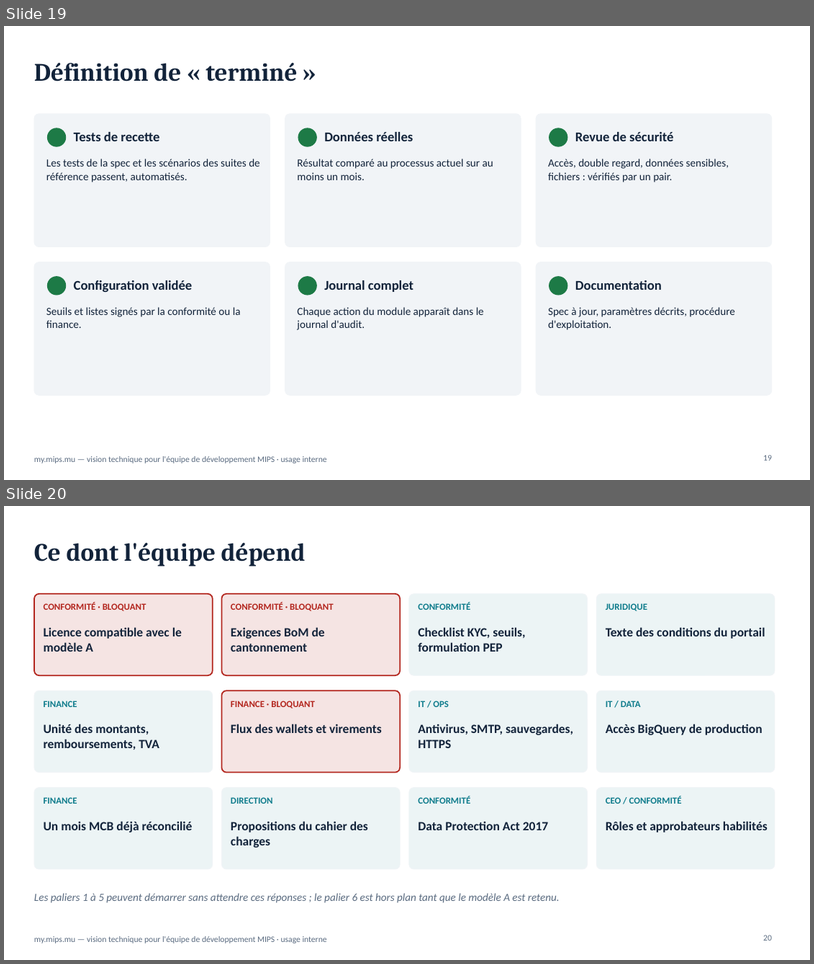
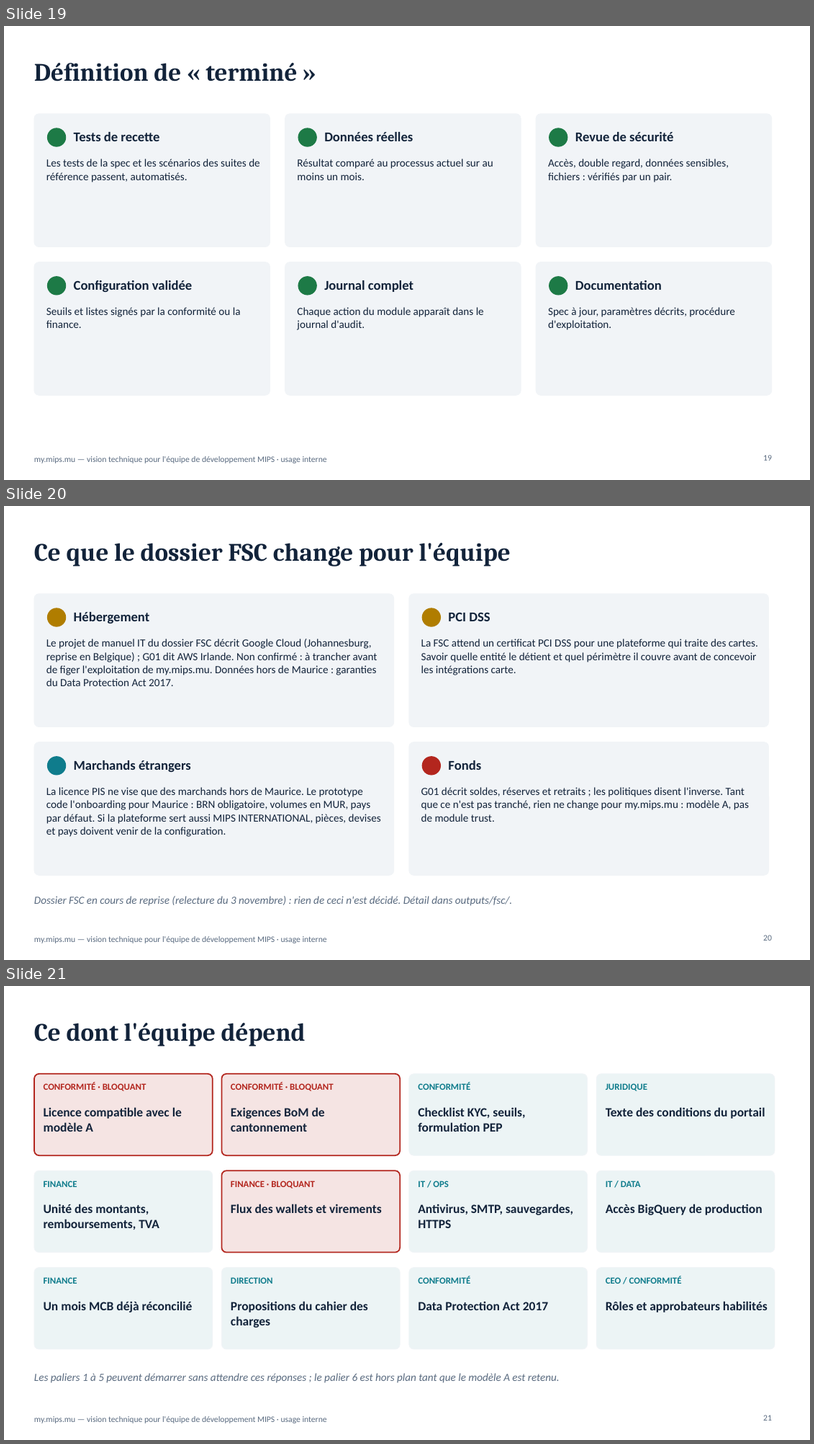
Before and after one commit to fmassonmips/mips-platform, a slide deck: outputs/recap/MIPS-vision-developpeurs.pptx. Shown one above the other, each under a label of ours: slides 19 and 20 before the commit, slides 19, 20 and 21 after it. The pictures are 814x964 and 814x1444 pixels, drawn with LibreOffice and Linux fonts; fonts in the diff are those of the drawing. Boxes give left, top, right and bottom in pixels: in the first picture for what was removed or moved away, otherwise in the second. Text is boxed around its words. In the diff, an @@ line names an element or a change of style, - is before the commit and + after.

```diff
--- a/outputs/recap/MIPS-vision-developpeurs.pptx
+++ b/outputs/recap/MIPS-vision-developpeurs.pptx
@@ slide 20 added at [4, 506, 810, 960], background #FFFFFF; not listed: 1 template element that a slide beside it also shows @@
@@ title added at [34, 543, 511, 566], 30 pt, text #12233A, bold @@
+Ce que le dossier FSC change pour l'équipe
@@ rounded rectangle added at [34, 594, 394, 727], fill #F1F4F7, outline #F1F4F7 0.75 pt @@
@@ ellipse added at [47, 608, 66, 626], fill #B07D00, outline #B07D00 1 pt @@
@@ text added at [74, 612, 150, 623], 16 pt, text #12233A, bold @@
+Hébergement
@@ rounded rectangle added at [409, 594, 769, 727], fill #F1F4F7, outline #F1F4F7 0.75 pt @@
@@ ellipse added at [422, 608, 441, 626], fill #B07D00, outline #B07D00 1 pt @@
@@ text added at [448, 612, 490, 621], 16 pt, text #12233A, bold @@
+PCI DSS
@@ text added at [46, 638, 378, 686], 13 pt, text #12233A @@
+Le projet de manuel IT du dossier FSC décrit Google Cloud (Johannesburg, reprise en Belgique) ; G01 dit AWS Irlande. Non confirmé : à trancher avant de figer l'exploitation de my.mips.mu. Données hors de Maurice : garanties du Data Protection Act 2017.
@@ text added at [422, 638, 759, 675], 13 pt, text #12233A @@
+La FSC attend un certificat PCI DSS pour une plateforme qui traite des cartes. Savoir quelle entité le détient et quel périmètre il couvre avant de concevoir les intégrations carte.
@@ rounded rectangle added at [34, 742, 394, 875], fill #F1F4F7, outline #F1F4F7 0.75 pt @@
@@ rounded rectangle added at [409, 742, 769, 875], fill #F1F4F7, outline #F1F4F7 0.75 pt @@
@@ ellipse added at [47, 757, 66, 775], fill #0F7C8C, outline #0F7C8C 1 pt @@
@@ text added at [74, 760, 191, 772], 16 pt, text #12233A, bold @@
+Marchands étrangers
@@ ellipse added at [422, 757, 441, 775], fill #B3261E, outline #B3261E 1 pt @@
@@ text added at [448, 760, 481, 770], 16 pt, text #12233A, bold @@
+Fonds
@@ text added at [46, 787, 381, 836], 13 pt, text #12233A @@
+La licence PIS ne vise que des marchands hors de Maurice. Le prototype code l'onboarding pour Maurice : BRN obligatoire, volumes en MUR, pays par défaut. Si la plateforme sert aussi MIPS INTERNATIONAL, pièces, devises et pays doivent venir de la configuration.
@@ text added at [422, 787, 749, 821], 13 pt, text #12233A @@
+G01 décrit soldes, réserves et retraits ; les politiques disent l'inverse. Tant que ce n'est pas tranché, rien ne change pour my.mips.mu : modèle A, pas de module trust.
@@ text added at [34, 896, 512, 906], 13 pt, text #5A6B80, italic @@
+Dossier FSC en cours de reprise (relecture du 3 novembre) : rien de ceci n'est décidé. Détail dans outputs/fsc/.
@@ page number added at [764, 934, 772, 940], 10 pt, text #5A6B80 @@
+20
@@ what was slide 20 is now slide 21 @@
@@ page number at [764, 1414, 772, 1420]: text changed @@
-20
+21
```
